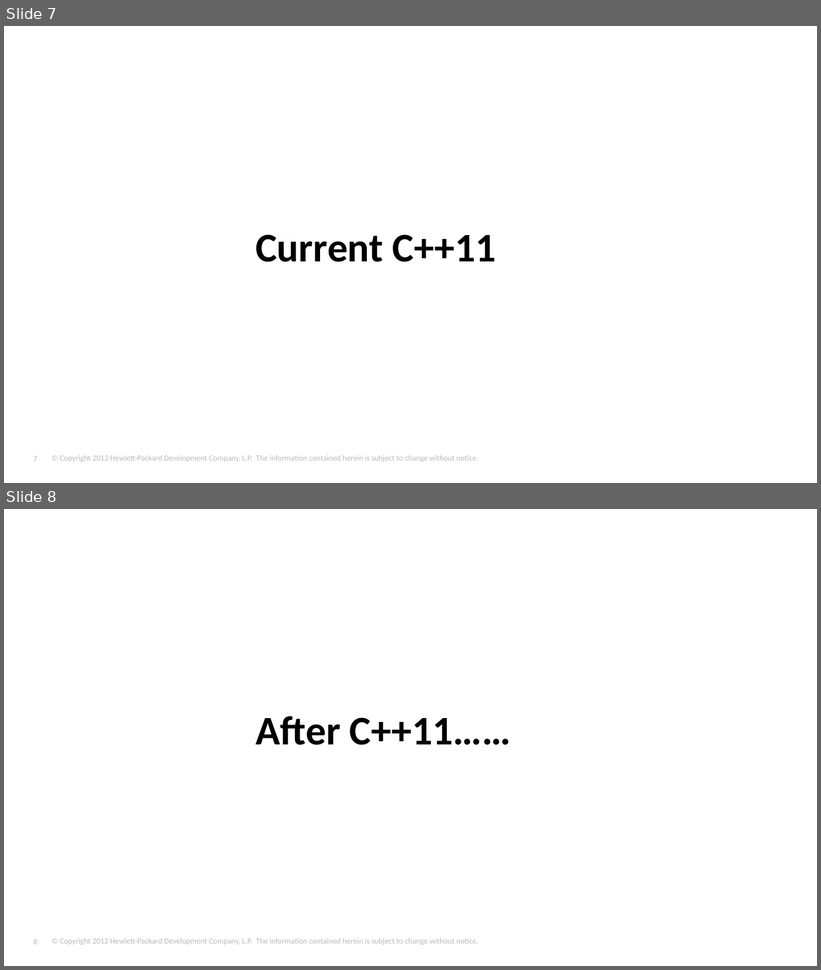
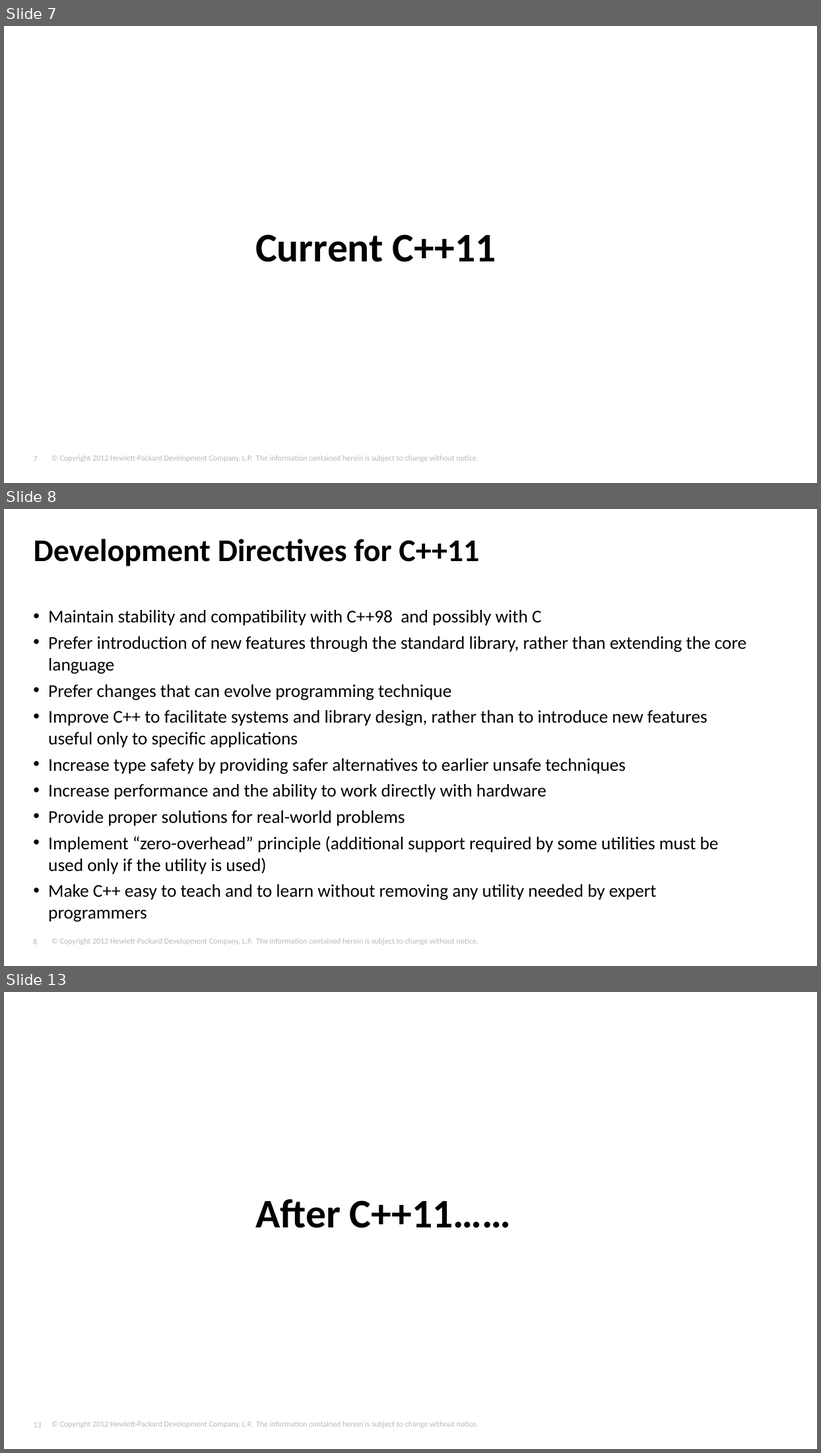
Before and after one commit to tjliupeng/CPP11, a slide deck: C++11.pptx. Shown one above the other, each under a label of ours: slides 7 and 8 before the commit, slides 7, 8 and 13 after it; the slides between them are not shown. The pictures are 821x970 and 821x1453 pixels, drawn with LibreOffice and Linux fonts; fonts in the diff are those of the drawing; background and template pictures are left out. Boxes give left, top, right and bottom in pixels: in the first picture for what was removed or moved away, otherwise in the second. Text is boxed around its words. In the diff, an @@ line names an element or a change of style, - is before the commit and + after.

```diff
--- a/C++11.pptx
+++ b/C++11.pptx
@@ slide 8 added at [4, 509, 817, 966], background #FFFFFF; not listed: 2 template elements that a slide beside it also shows @@
@@ title added at [34, 539, 479, 566], 28 pt, text #000000, bold @@
+Development Directives for C++11
@@ text added at [48, 610, 746, 900], 16 pt, text #000000 @@
+    • Maintain stability and compatibility with C++98 and possibly with C
+    • Prefer introduction of new features through the standard library, rather than extending the core language
+    • Prefer changes that can evolve programming technique
+    • Improve C++ to facilitate systems and library design, rather than to introduce new features useful only to specific applications
+    • Increase type safety by providing safer alternatives to earlier unsafe techniques
+    • Increase performance and the ability to work directly with hardware
+    • Provide proper solutions for real-world problems
+    • Implement “zero-overhead” principle (additional support required by some utilities must be used only if the utility is used)
+    • Make C++ easy to teach and to learn without removing any utility needed by expert programmers
@@ what was slide 8 is now slide 13 @@
@@ page number at [33, 1422, 41, 1428]: text changed @@
-8
+13
```
Also in this commit, not shown: 1 slide changed, 4 other slides added.
